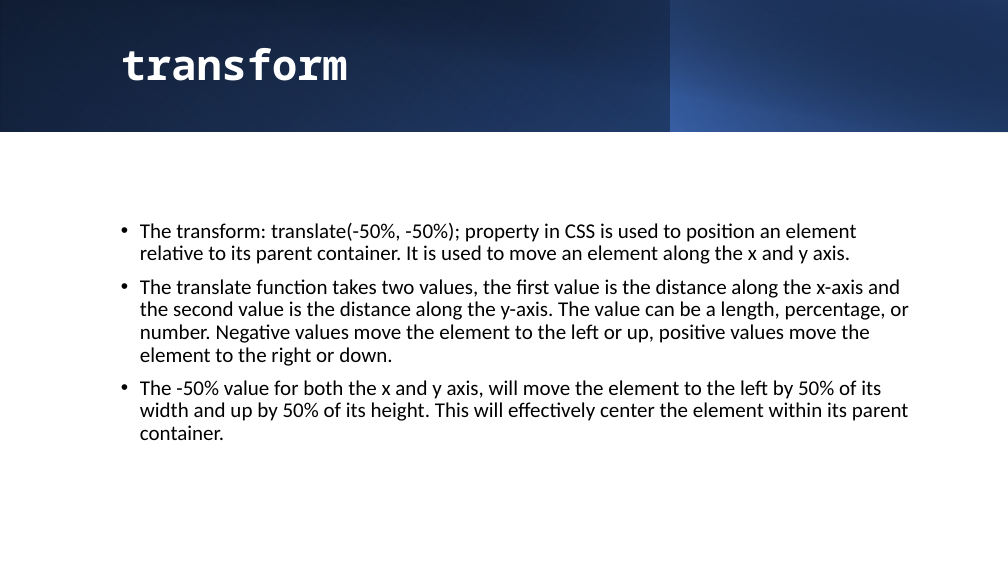
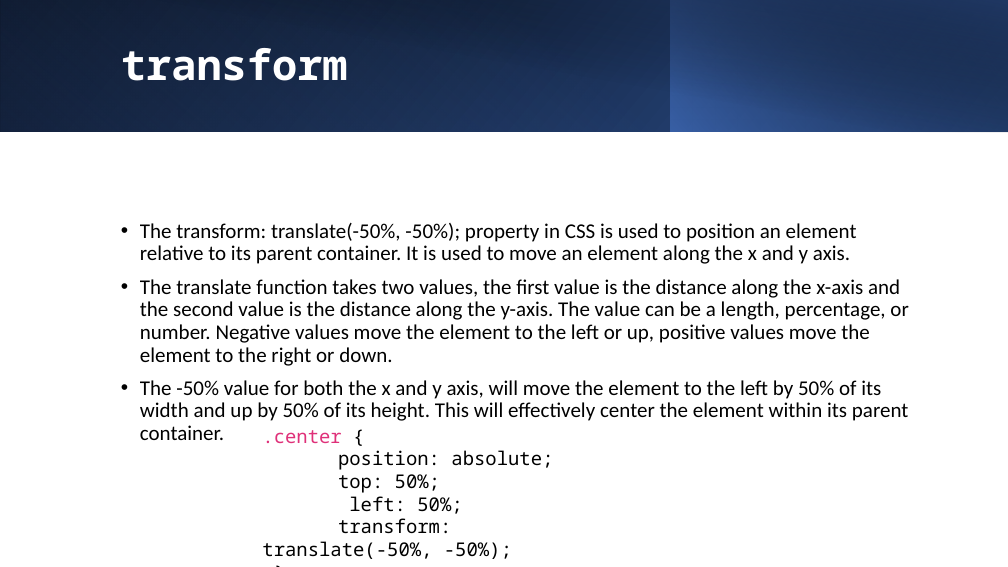
Before and after one commit to 1shaked/full-stack, a slide deck: slide 38 of 4ass/main4.pptx (slide 37 before the commit). Drawn at 1008x567 pixels with LibreOffice and Linux fonts; fonts in the diff are those of the drawing. Boxes give left, top, right and bottom in pixels: in the first picture for what was removed or moved away, otherwise in the second. Text is boxed around its words. In the diff, an @@ line names an element or a change of style, - is before the commit and + after.

```diff
--- a/4ass/main4.pptx
+++ b/4ass/main4.pptx
@@ text added at [262, 430, 553, 559], 18 pt, text #000000 @@
+.center {
+position: absolute;
+top: 50%;
+left: 50%;
+transform: translate(-50%, -50%);
+}
```
Also in this commit, not shown: 1 other slide changed, 7 slides added, 20 other files.
